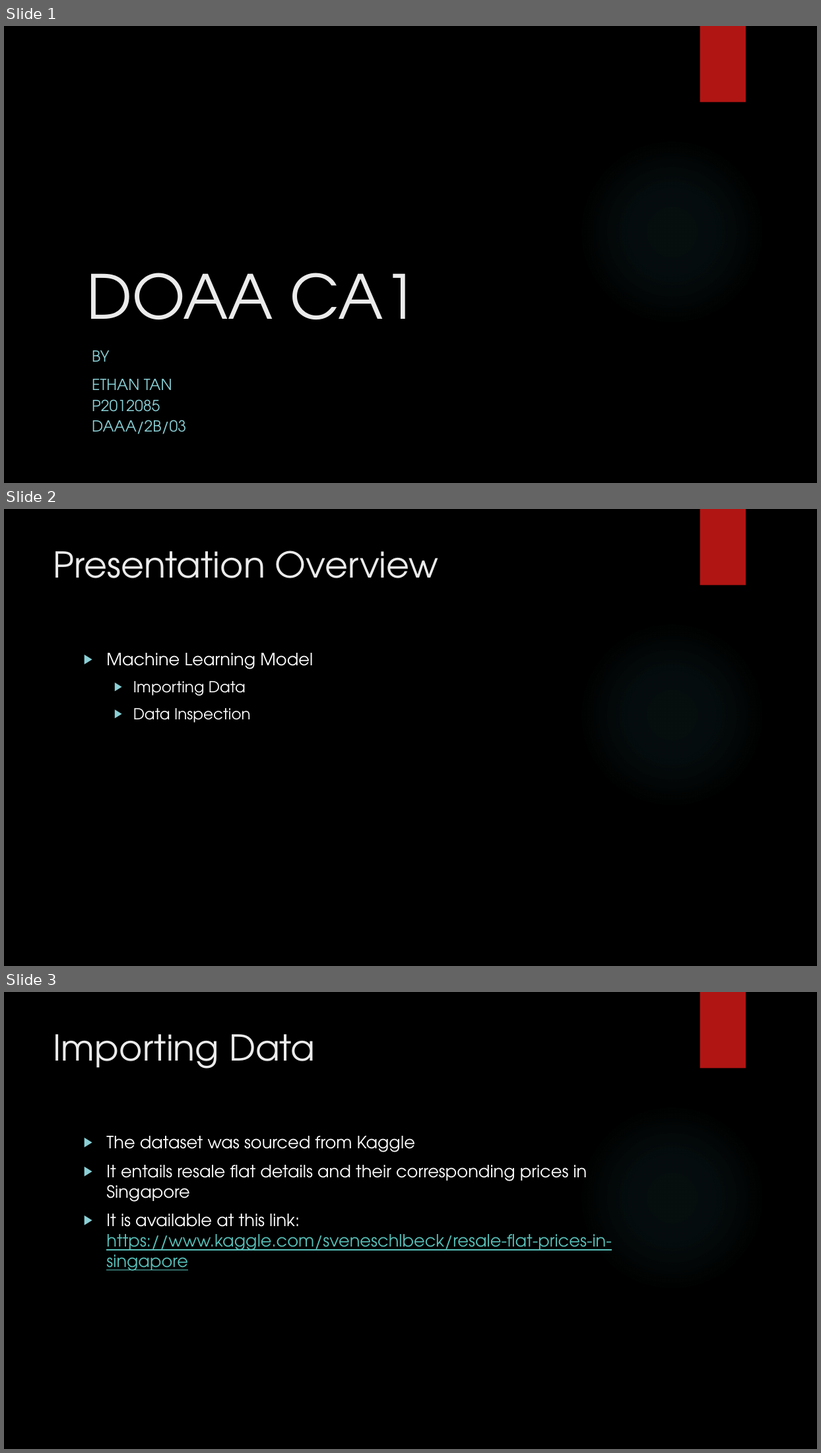
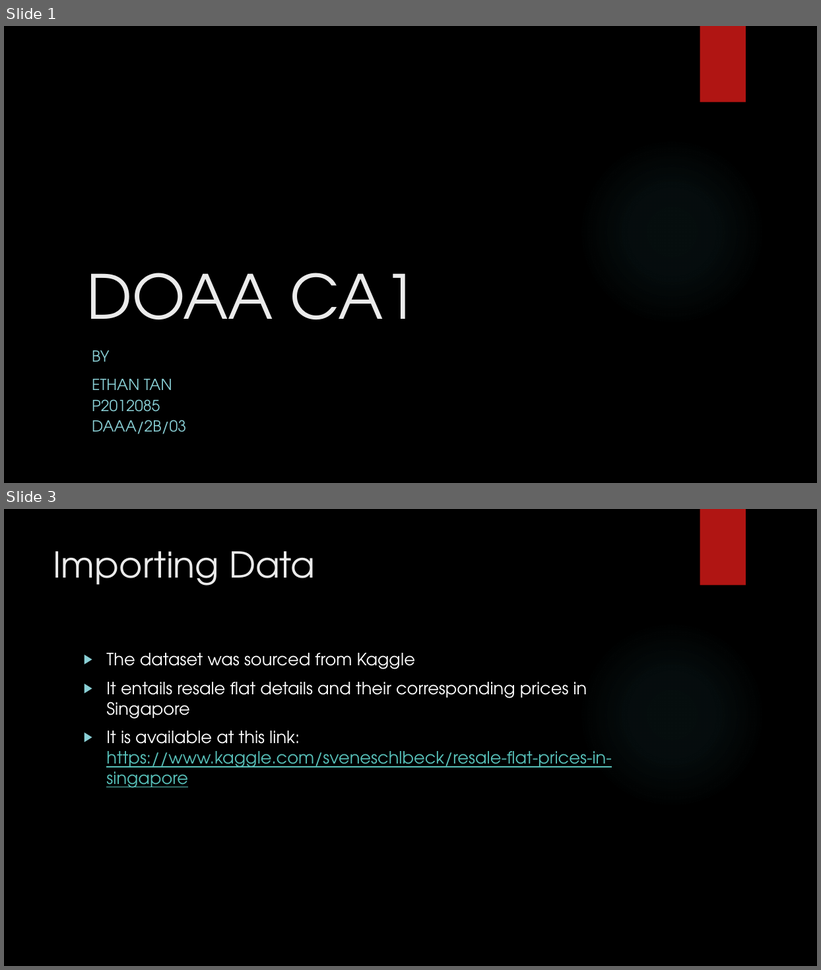
Before and after one commit to ethanolx/SG-Resale-Housing-py, a slide deck: doc/slides.pptx. Shown one above the other, each under a label of ours: slides 1, 2 and 3 before the commit, slides 1 and 3 after it; the slides between them are not shown. The pictures are 821x1453 and 821x970 pixels, drawn with LibreOffice and Linux fonts; fonts in the diff are those of the drawing; background and template pictures are left out. Boxes give left, top, right and bottom in pixels: in the first picture for what was removed or moved away, otherwise in the second. Text is boxed around its words. In the diff, an @@ line names an element or a change of style, - is before the commit and + after.

```diff
--- a/doc/slides.pptx
+++ b/doc/slides.pptx
@@ slide 2 removed at (x1=4, y1=509, x2=817, y2=966), background picture (left out); not listed: 2 template elements that a slide beside it also shows @@
@@ title removed at (x1=54, y1=551, x2=439, y2=578) @@
-Presentation Overview
@@ text removed at (x1=106, y1=653, x2=313, y2=723) @@
-▶ Machine Learning Model
-  ▶ Importing Data
-  ▶ Data Inspection
```
Also in this commit, not shown: 1 slide added, 19 other files.
